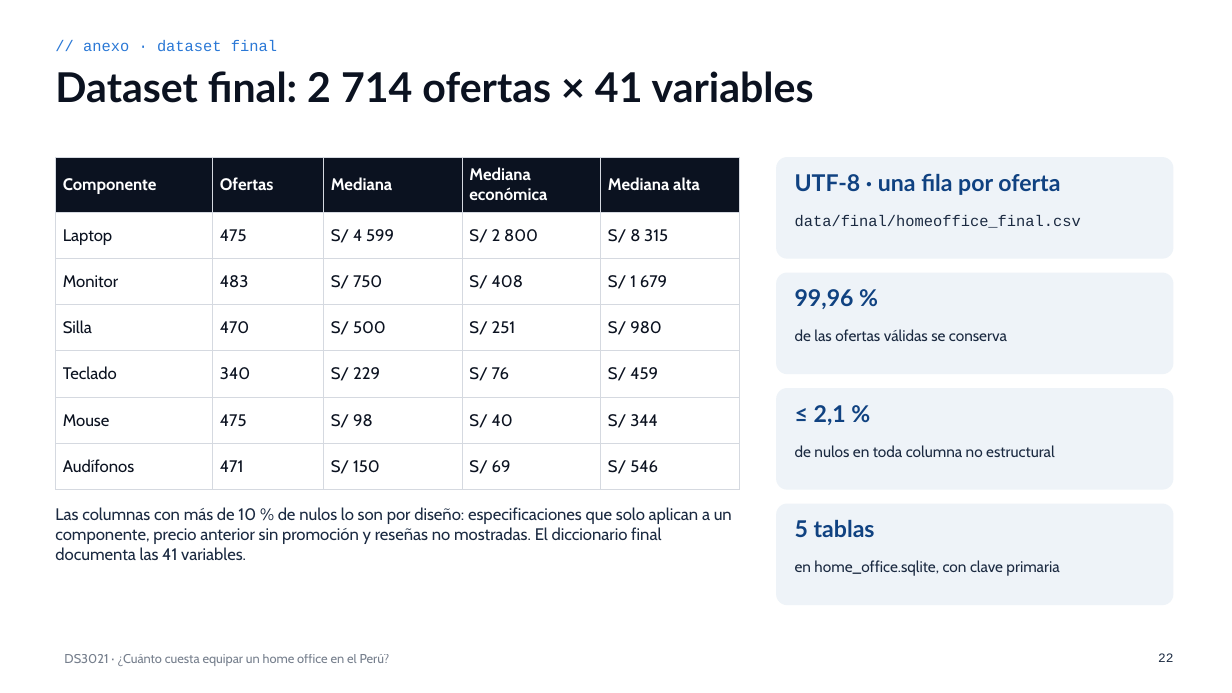
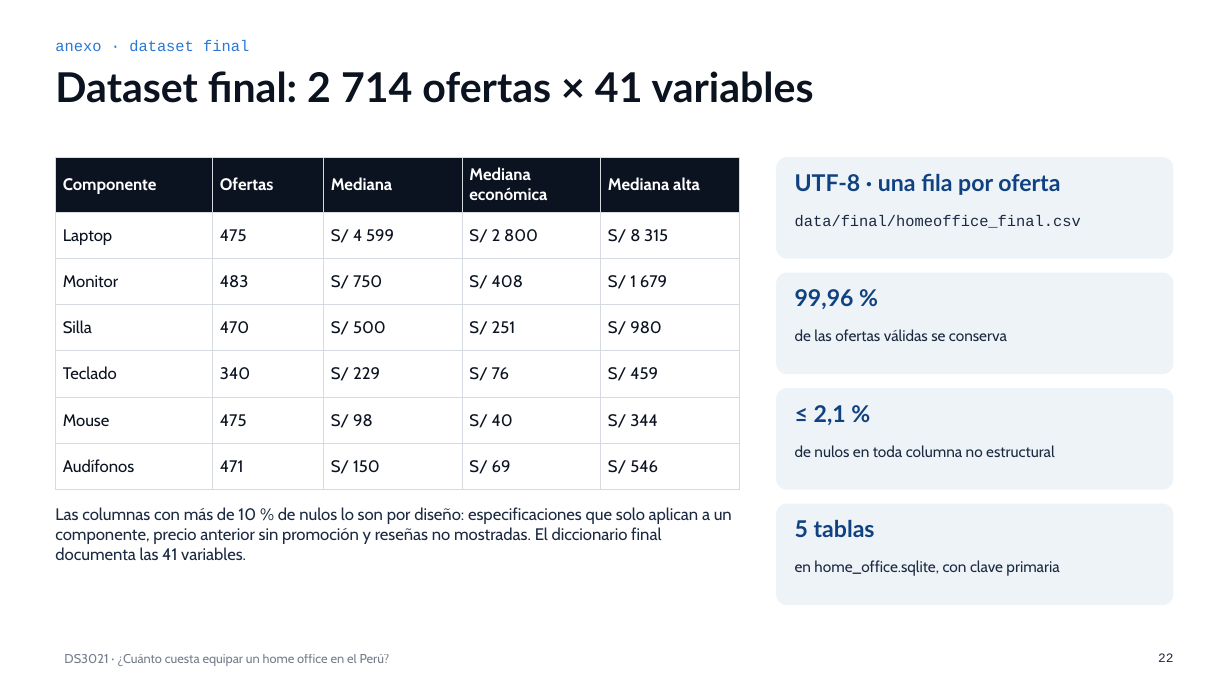
Before and after one commit to josueroc/proyectoacd_mercadolibre, a slide deck: slide 22 of docs/parte_2/presentacion/Presentacion_Parte_II_DS3021.pptx. Drawn at 1232x693 pixels with LibreOffice and Linux fonts; fonts in the diff are those of the drawing. Boxes give left, top, right and bottom in pixels: in the first picture for what was removed or moved away, otherwise in the second. Text is boxed around its words. In the diff, an @@ line names an element or a change of style, - is before the commit and + after.

```diff
--- a/docs/parte_2/presentacion/Presentacion_Parte_II_DS3021.pptx
+++ b/docs/parte_2/presentacion/Presentacion_Parte_II_DS3021.pptx
@@ text at box(55, 40, 249, 51): text changed @@
-// anexo · dataset final
+anexo · dataset final
```
Also in this commit, not shown: 21 other slides changed, 1 other file.
